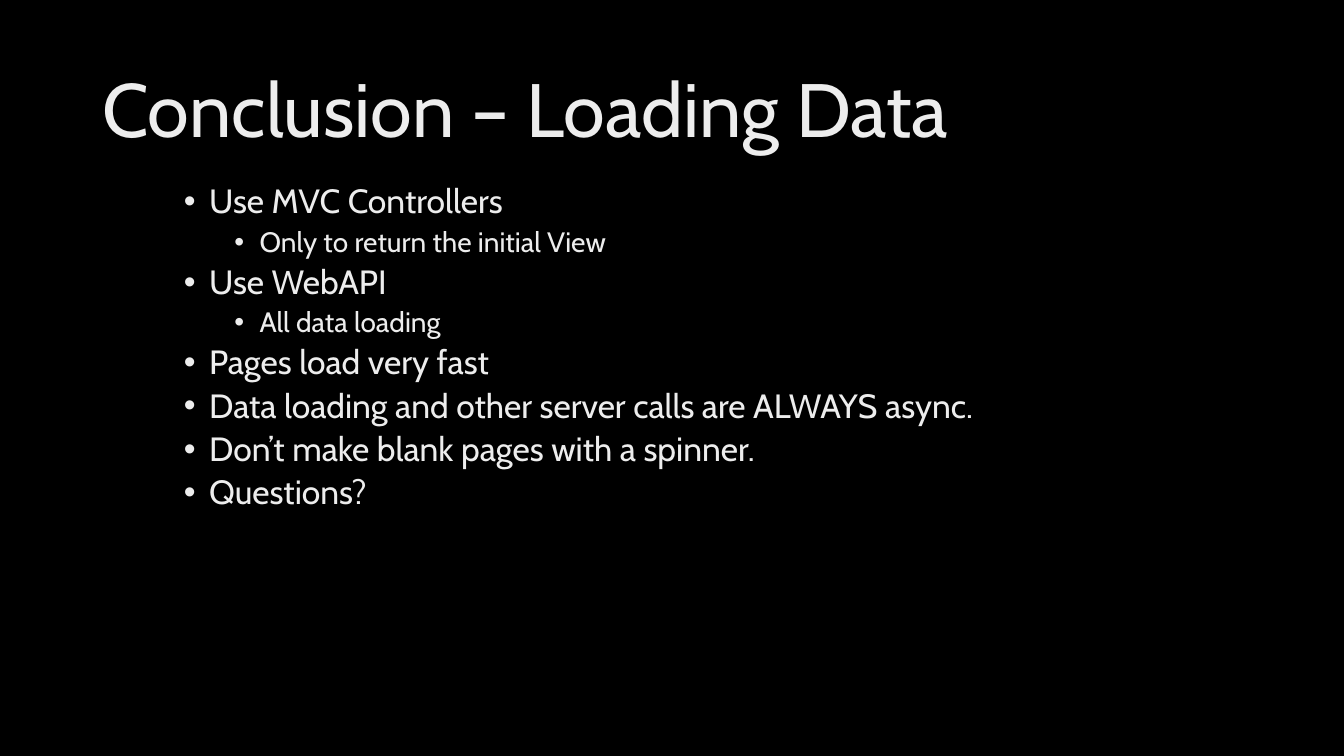
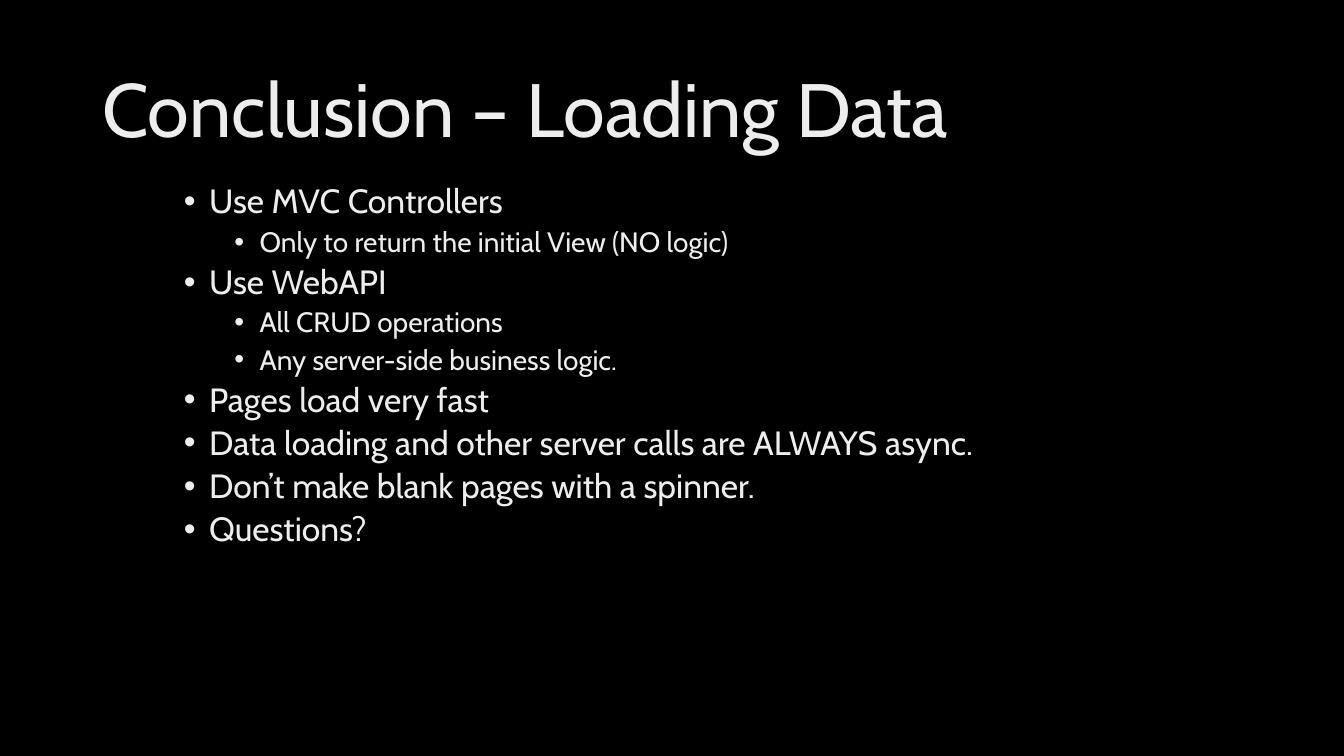
Before and after one commit to ryanlangton/angularjs-mvc, a slide deck: slide 25 of AngularJSdotNet.pptx (slide 24 before the commit). Drawn at 1344x756 pixels with LibreOffice and Linux fonts; fonts in the diff are those of the drawing; background and template pictures are left out. Boxes give left, top, right and bottom in pixels: in the first picture for what was removed or moved away, otherwise in the second. Text is boxed around its words. In the diff, an @@ line names an element or a change of style, - is before the commit and + after.

```diff
--- a/AngularJSdotNet.pptx
+++ b/AngularJSdotNet.pptx
@@ text at (x1=260, y1=231, x2=729, y2=258): text changed @@
-    • Only to return the initial View
+    • Only to return the initial View (NO logic)
@@ text at (x1=260, y1=311, x2=617, y2=376): text changed @@
-    • All data loading
+    • All CRUD operations
+    • Any server-side business logic.
```
Also in this commit, not shown: 7 other slides changed, 5 slides added, 1 slide removed, 28 other files.
